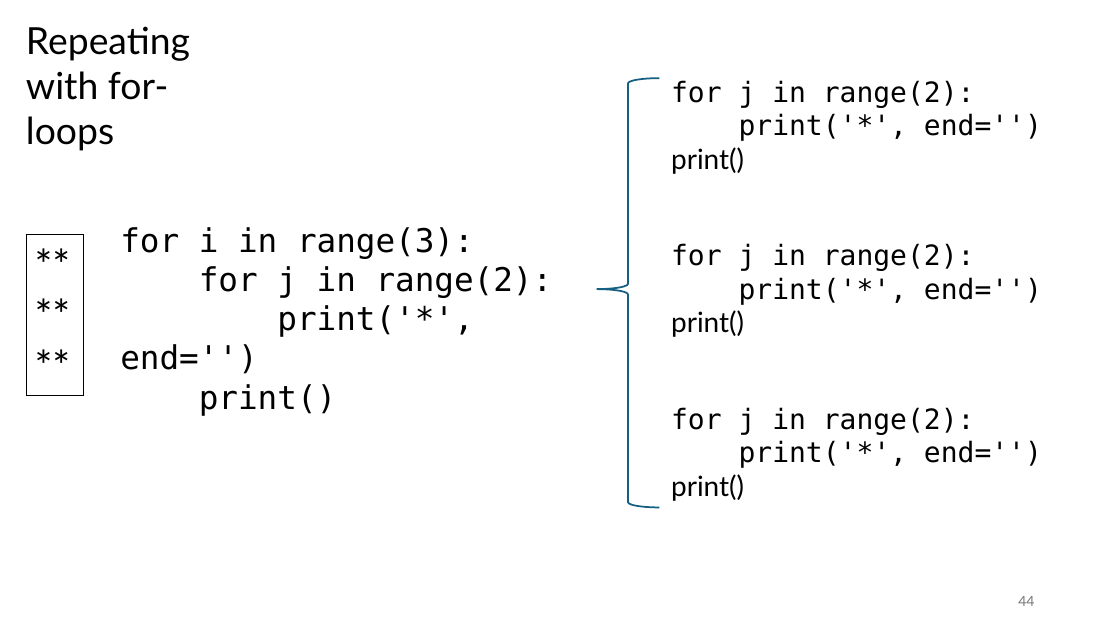
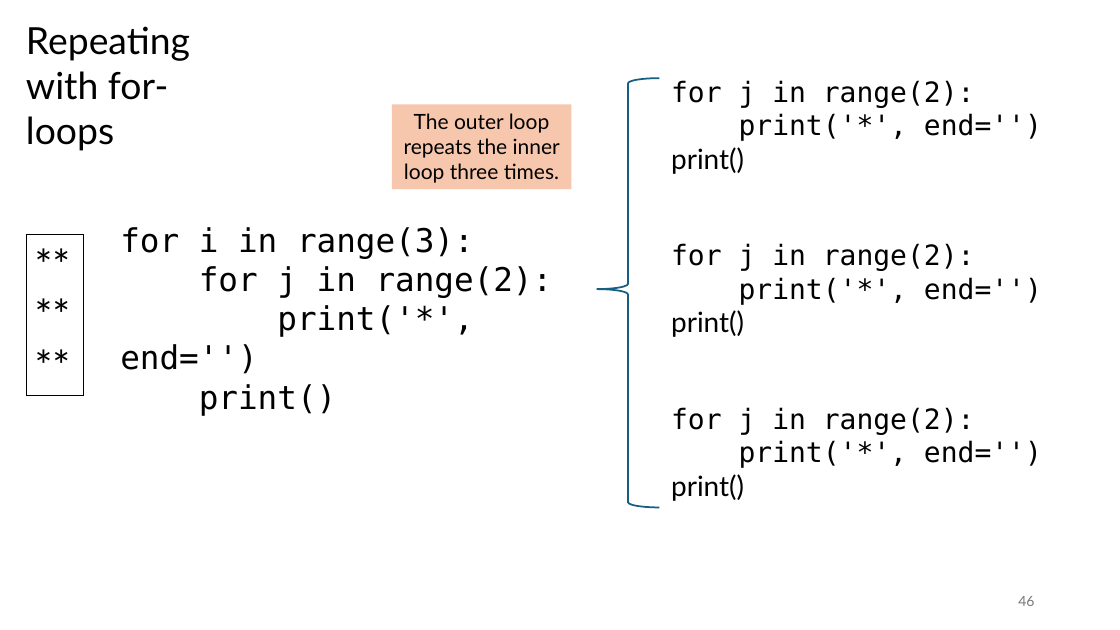
Before and after one commit to tjd1234/cmpt120spring2026, a slide deck: slide 46 of lecture_notes/chapter3/chapter3.pptx (slide 44 before the commit). Drawn at 1120x630 pixels with LibreOffice and Linux fonts; fonts in the diff are those of the drawing. Boxes give left, top, right and bottom in pixels: in the first picture for what was removed or moved away, otherwise in the second. Text is boxed around its words. In the diff, an @@ line names an element or a change of style, - is before the commit and + after.

```diff
--- a/lecture_notes/chapter3/chapter3.pptx
+++ b/lecture_notes/chapter3/chapter3.pptx
@@ rectangle added at bbox=[392, 104, 571, 189], fill #F6C6AD, 18 pt, text #000000 @@
+The outer loop repeats the inner loop three times.
@@ page number at bbox=[1018, 596, 1034, 606]: text changed @@
-44
+46
```
Also in this commit, not shown: 15 other slides changed, 1 slide added, 16 other files.
